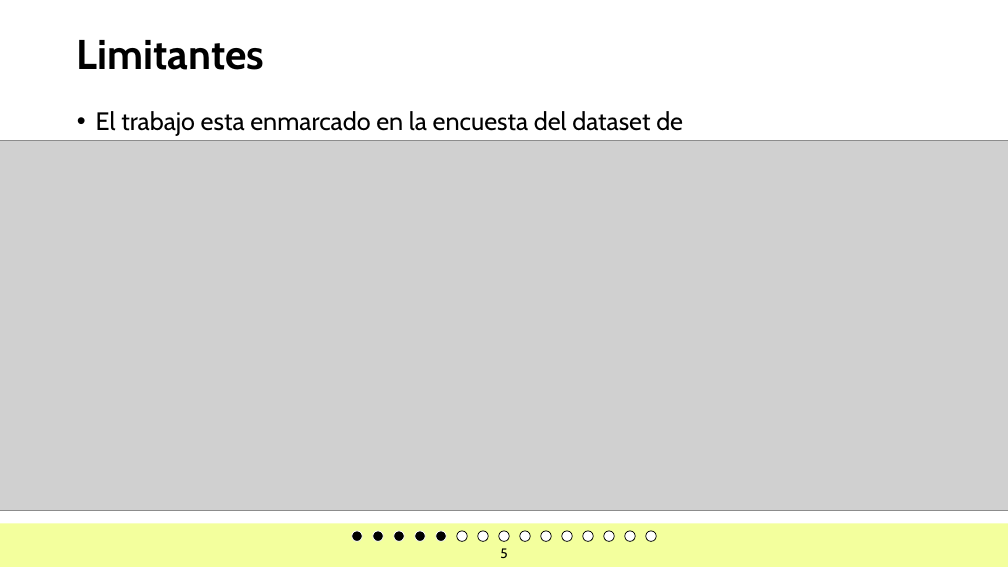
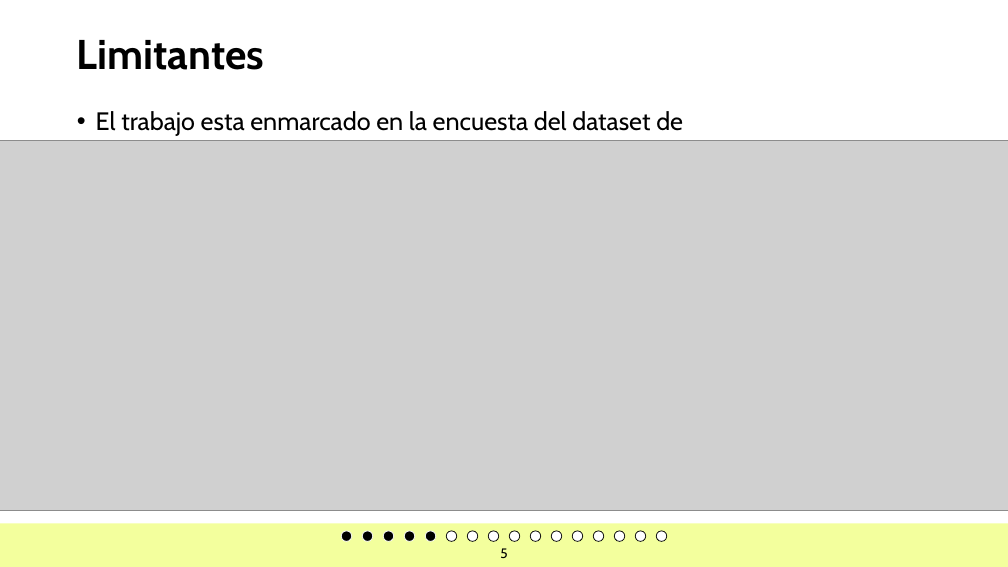
Before and after one commit to JoseChirif/Estudios-y-empleabilidad-Encuesta-kaggle, a slide deck: slide 5 of Estudios y empleabilidad.pptx. Drawn at 1008x567 pixels with LibreOffice and Linux fonts; fonts in the diff are those of the drawing; grey boxes stand for pictures; background and template pictures are left out. Boxes give left, top, right and bottom in pixels: in the first picture for what was removed or moved away, otherwise in the second. Text is boxed around its words. In the diff, an @@ line names an element or a change of style, - is before the commit and + after.

```diff
--- a/Estudios y empleabilidad.pptx
+++ b/Estudios y empleabilidad.pptx
@@ 15 ellipses: place and size @@
-15 ellipses at bbox=[352, 531, 656, 541]
+15 ellipses at bbox=[341, 531, 646, 541]
@@ ellipse added at bbox=[656, 531, 667, 541], fill #FFFFFF, outline #000000 0.71 pt @@
```
Also in this commit, not shown: 15 other slides changed, 1 slide added, 1 other file.
